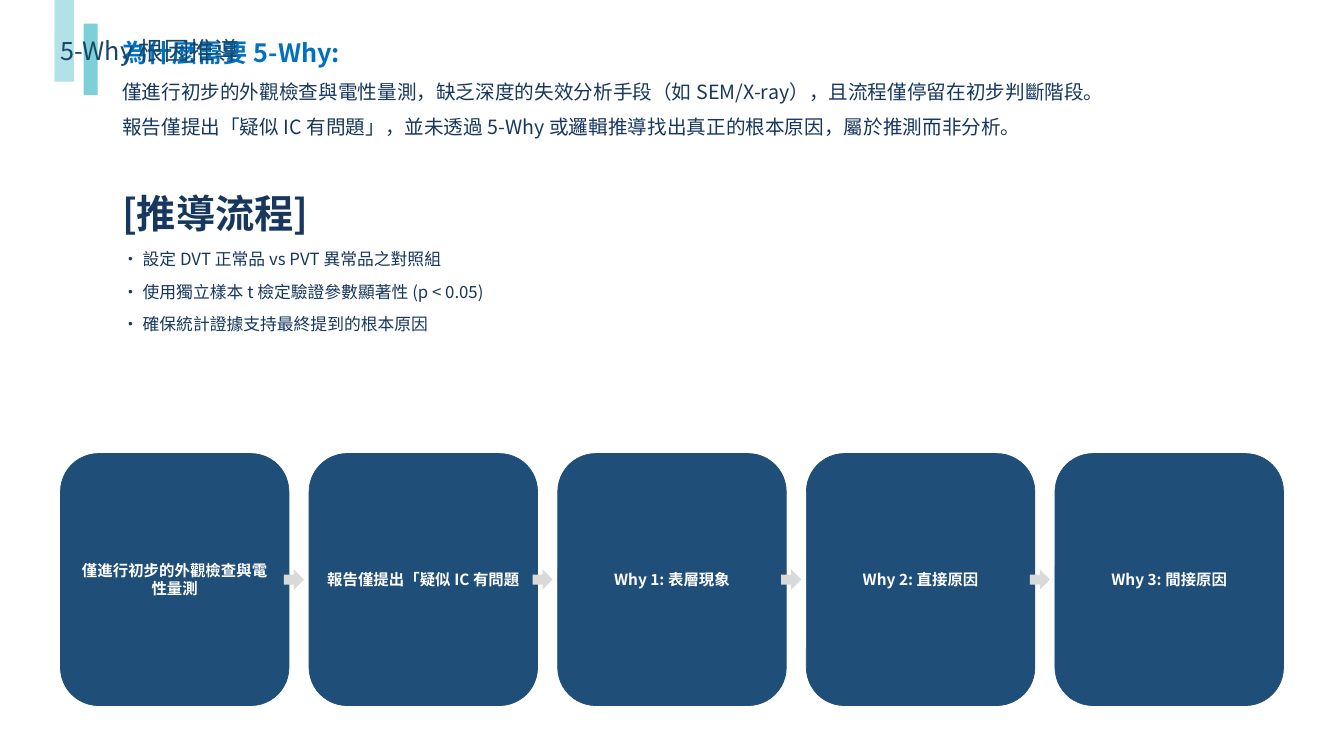
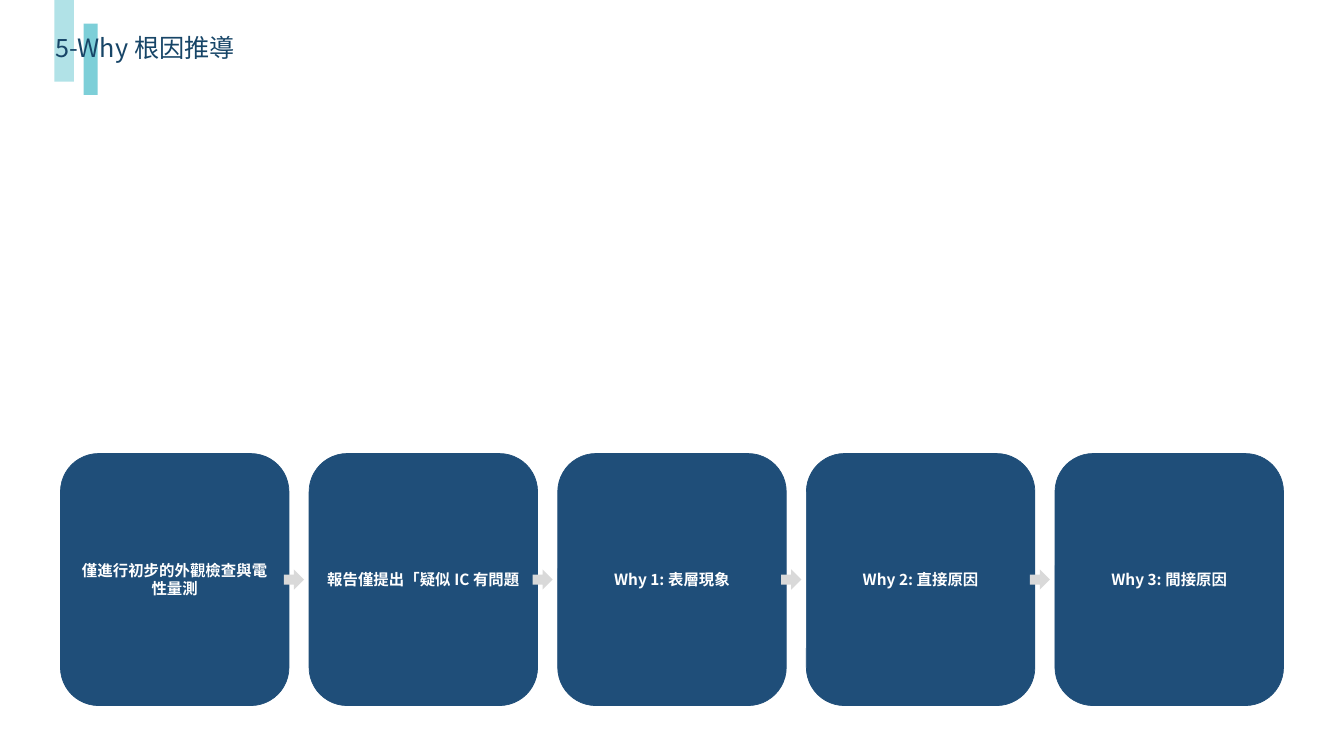
Before and after one commit to kcf7012/fa-report-refactor-root, a slide deck: slide 12 of report/N160JCN-EEK project 1pcs NG sample analysis report 260810_improved.pptx. Drawn at 1344x756 pixels with LibreOffice and Linux fonts; fonts in the diff are those of the drawing; background and template pictures are left out. Boxes give left, top, right and bottom in pixels: in the first picture for what was removed or moved away, otherwise in the second. Text is boxed around its words. In the diff, an @@ line names an element or a change of style, - is before the commit and + after.

```diff
--- a/report/N160JCN-EEK project 1pcs NG sample analysis report 260810_improved.pptx
+++ b/report/N160JCN-EEK project 1pcs NG sample analysis report 260810_improved.pptx
@@ text "5-Why 根因推導" moved from (x1=60, y1=34, x2=240, y2=66) to (x1=55, y1=31, x2=235, y2=63) @@
@@ text removed at (x1=122, y1=37, x2=1104, y2=332) @@
-為什麼需要 5-Why:
-僅進行初步的外觀檢查與電性量測，缺乏深度的失效分析手段（如 SEM/X-ray），且流程僅停留在初步判斷階段。
-報告僅提出「疑似 IC 有問題」，並未透過 5-Why 或邏輯推導找出真正的根本原因，屬於推測而非分析。
-[推導流程]
-• 設定 DVT 正常品 vs PVT 異常品之對照組
-• 使用獨立樣本 t 檢定驗證參數顯著性 (p < 0.05)
-• 確保統計證據支持最終提到的根本原因
```
Also in this commit, not shown: 3 other slides changed, 3 slides added, 8 other files.
